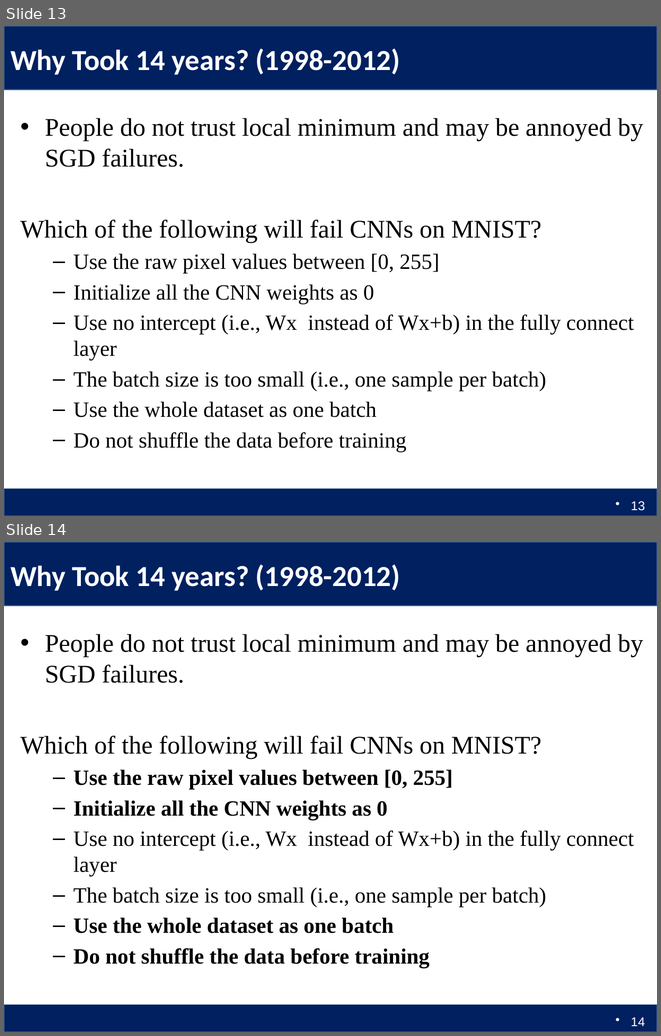
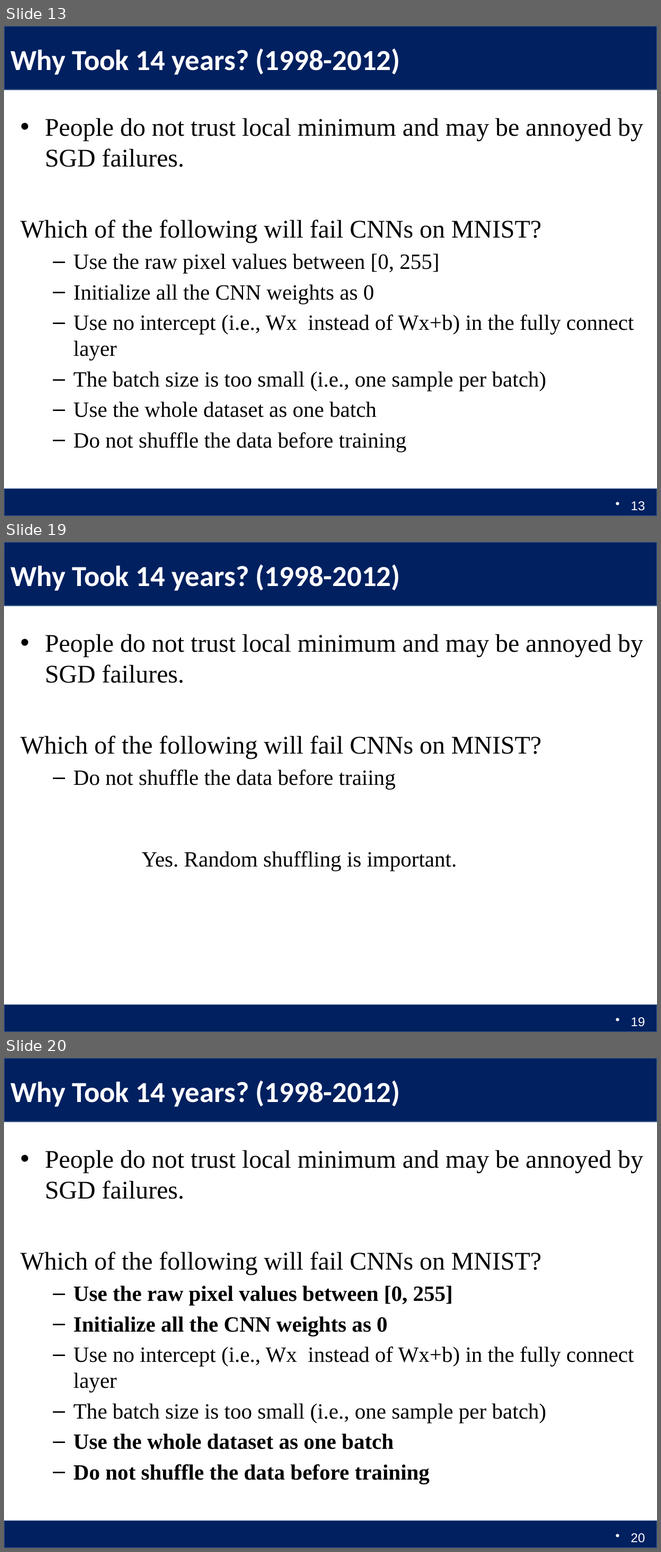
Before and after one commit to Columbia6894/Columbia6894.github.io, a slide deck: lecture/lecture5_llcao.pptx. Shown one above the other, each under a label of ours: slides 13 and 14 before the commit, slides 13, 19 and 20 after it; the slides between them are not shown. The pictures are 661x1036 and 661x1552 pixels, drawn with LibreOffice and Linux fonts; fonts in the diff are those of the drawing. Boxes give left, top, right and bottom in pixels: in the first picture for what was removed or moved away, otherwise in the second. Text is boxed around its words. In the diff, an @@ line names an element or a change of style, - is before the commit and + after.

```diff
--- a/lecture/lecture5_llcao.pptx
+++ b/lecture/lecture5_llcao.pptx
@@ slide 19 added at <box>4,542,657,1032</box>, background #FFFFFF; not listed: 2 template elements that a slide beside it also shows @@
@@ title added at <box>10,564,400,591</box>, 32 pt, text #FFFFFF, bold @@
+Why Took 14 years? (1998-2012)
@@ text added at <box>20,634,643,789</box>, 28 pt, text #000000 @@
+• People do not trust local minimum and may be annoyed by SGD failures.
+Which of the following will fail CNNs on MNIST?
+  – Do not shuffle the data before traiing
@@ text added at <box>142,851,457,871</box>, 24 pt, text #000000 @@
+Yes. Random shuffling is important.
@@ page number added at <box>631,1017,645,1026</box>, 14 pt, text #FFFFFF @@
+19
@@ what was slide 14 is now slide 20 @@
@@ page number at <box>631,1533,645,1542</box>: text changed @@
-14
+20
```
Also in this commit, not shown: 2 slides changed, 6 other slides added, 2 other files.
